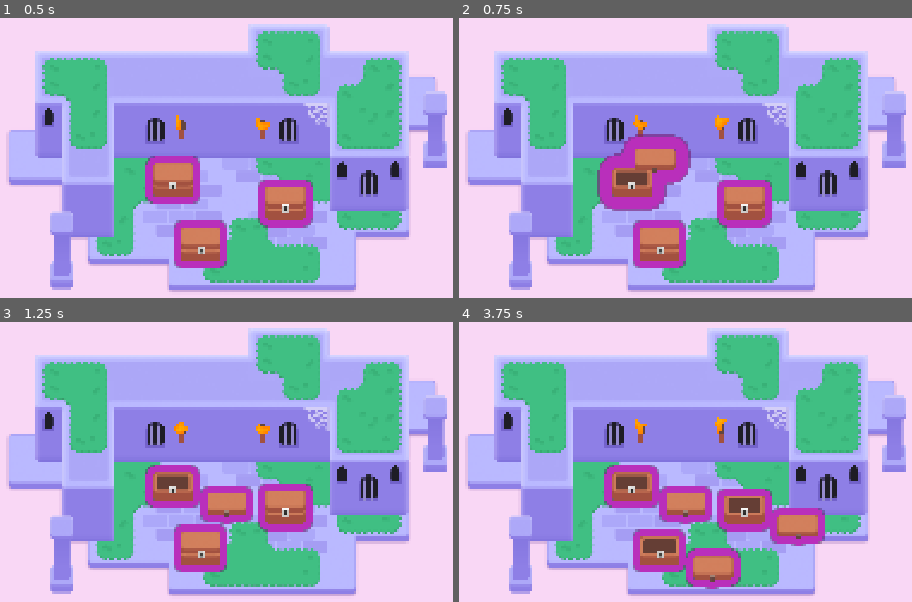
Above: before the commit, frames 1-4 (two rows, left to right).
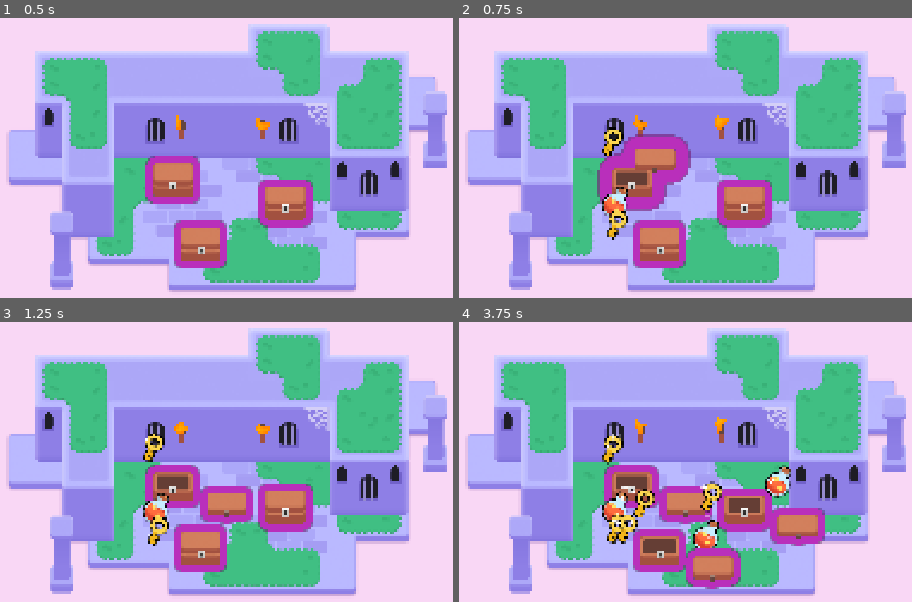
Above: after the commit, the same moments.

Repository: fredd-chan/M6Looting
Game: Godot game, scene res://lessons/mini_dungeon.tscn
The game is run twice, just before and just after one commit, with the same random seed, the same clock (stepped at 60 frames per second) and the same inputs.
Inputs (mouse positions are in pixels of both pictures, inside the frame that each line leads up to):
- Up to frame 1 (0.5 s): no input
- Up to frame 2 (0.75 s): tap Enter at 0.5 s; move the mouse to (631, 180) at 0.52 s; hold D (move_right) from 0.53 s (still down); tap Z at 0.6 s; click (631, 180) at 0.67 s
- Up to frame 3 (1.25 s): keep holding D (move_right); tap Space at 0.77 s
- Up to frame 4 (3.75 s): move the mouse to (744, 506) at 1.27 s; release D (move_right) at 1.28 s; hold S (move_down) 1.28-2.03 s; tap Z every 0.75 s from 1.35 to 3.6 s; click (744, 506) at 1.42 s; tap Space at 1.52, 3.02 s; move the mouse to (658, 548) at 2.02 s; hold D (move_right) 2.03-2.78 s; click (658, 548) at 2.17 s; move the mouse to (640, 568) at 2.77 s; hold W (move_up) 2.78-3.53 s; click (640, 568) at 2.92 s; move the mouse to (outside the picture) at 3.52 s; hold A (move_left) from 3.53 s (still down); click (outside the picture) at 3.67 s

Frame 1 is identical in both runs. In frame 2, 1.0% of the frame differs, in the area x 31-38%, y 38-80%; in frame 3, 1.0%; in frame 4, 2.8%, in the area x 31-74%, y 40-81%.

Commit message:
M6L6 completed

Diff:
--- a/lessons/chest/chest.gd
+++ b/lessons/chest/chest.gd
@@ -1,8 +1,17 @@
 extends Area2D
 
+@export var possible_items: Array[PackedScene] = []
 @onready var canvas_group: CanvasGroup = $CanvasGroup
 @onready var animation_player: AnimationPlayer = $AnimationPlayer
 var is_open := false
+
+func _spawn_random_item() -> void:
+	var loot_item: Area2D = possible_items.pick_random().instantiate()
+	add_child(loot_item)
+	var random_angle := randf_range(0.0, 2.0 * PI)
+	var random_direction := Vector2(1.0, 0.0).rotated(random_angle)
+	var random_distance := randf_range(60.0, 120.0)
+	loot_item.position = random_direction * random_distance
 
 func open() -> void:
 	if is_open:
@@ -11,6 +20,10 @@
 	is_open = true
 	animation_player.play("open")
 	input_pickable = false
+	if possible_items.is_empty():
+		return
+	for current_index in range(randi_range(1, 3)):
+		_spawn_random_item()
 
 func _input_event(viewport: Viewport, event: InputEvent, shape_idx: int) -> void:
 	var event_is_mouse_click: bool = (
--- a/lessons/chest/chest.tscn
+++ b/lessons/chest/chest.tscn
@@ -1,10 +1,13 @@
-[gd_scene load_steps=11 format=3 uid="uid://b27yxfpkfvoha"]
+[gd_scene load_steps=14 format=3 uid="uid://b27yxfpkfvoha"]
 
 [ext_resource type="Shader" uid="uid://lio2wmbue2of" path="res://lessons/chest/group_outline.gdshader" id="1_12as2"]
 [ext_resource type="Script" uid="uid://ct2mll12nooce" path="res://lessons/chest/chest.gd" id="1_65g6b"]
 [ext_resource type="Texture2D" uid="uid://c3hwsm5ugp8qw" path="res://lessons/chest/bottom.png" id="1_bkc6q"]
+[ext_resource type="PackedScene" uid="uid://0i1g0cunmseb" path="res://lessons/items/apple.tscn" id="2_2au7y"]
 [ext_resource type="Texture2D" uid="uid://bnem1cahhoxdk" path="res://lessons/chest/top.png" id="2_12as2"]
 [ext_resource type="Texture2D" uid="uid://bu2jin246nel5" path="res://lessons/chest/lock.png" id="3_65g6b"]
+[ext_resource type="PackedScene" uid="uid://ctqyr0ufyoktk" path="res://lessons/items/key.tscn" id="3_relj8"]
+[ext_resource type="PackedScene" uid="uid://hdxqgspfcaur" path="res://lessons/items/potion.tscn" id="4_hb7wy"]
 
 [sub_resource type="ShaderMaterial" id="ShaderMaterial_65g6b"]
 resource_local_to_scene = true
@@ -54,6 +57,7 @@
 
 [node name="Chest" type="Area2D"]
 script = ExtResource("1_65g6b")
+possible_items = Array[PackedScene]([ExtResource("2_2au7y"), ExtResource("3_relj8"), ExtResource("4_hb7wy")])
 
 [node name="CanvasGroup" type="CanvasGroup" parent="."]
 material = SubResource("ShaderMaterial_65g6b")
